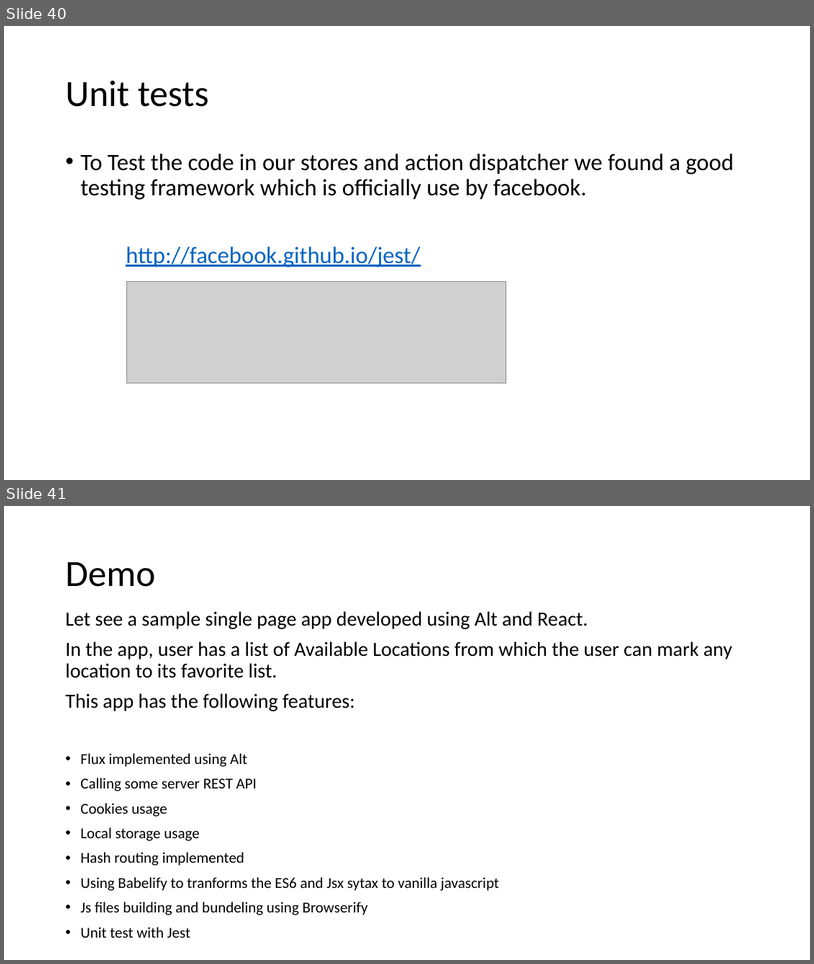
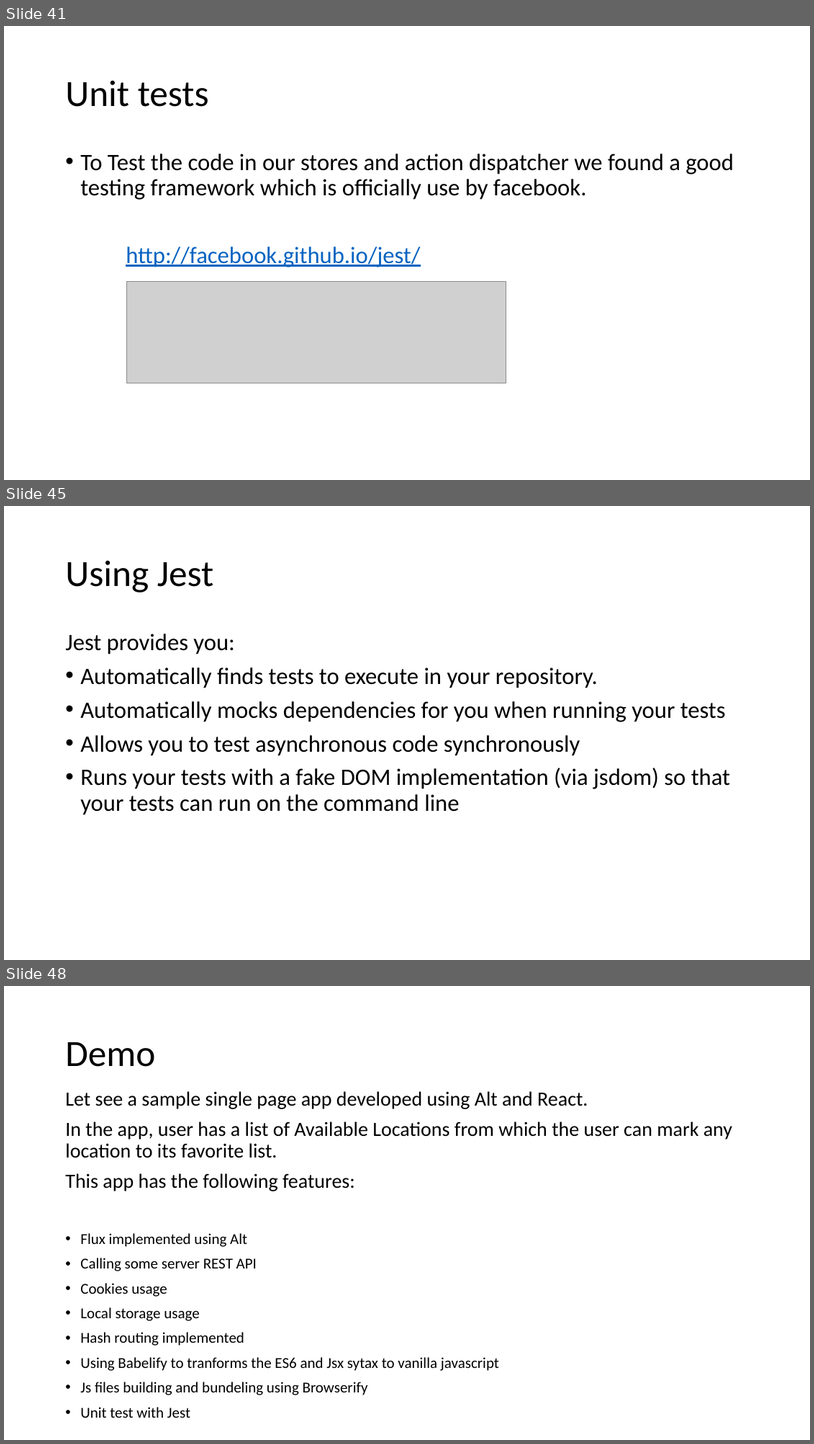
Before and after one commit to awahab29/samplealt, a slide deck: React.pptx. Shown one above the other, each under a label of ours: slides 40 and 41 before the commit, slides 41, 45 and 48 after it; the slides between them are not shown. The pictures are 814x964 and 814x1444 pixels, drawn with LibreOffice and Linux fonts; fonts in the diff are those of the drawing; grey boxes stand for pictures. Boxes give left, top, right and bottom in pixels: in the first picture for what was removed or moved away, otherwise in the second. Text is boxed around its words. In the diff, an @@ line names an element or a change of style, - is before the commit and + after.

```diff
--- a/React.pptx
+++ b/React.pptx
@@ slide 45 added at bbox=[4, 506, 810, 960], background #FFFFFF @@
@@ title added at bbox=[65, 560, 214, 592], 44 pt, text #000000 @@
+Using Jest
@@ text added at bbox=[65, 633, 730, 815], 28 pt, text #000000 @@
+Jest provides you:
+• Automatically finds tests to execute in your repository.
+• Automatically mocks dependencies for you when running your tests
+• Allows you to test asynchronous code synchronously
+• Runs your tests with a fake DOM implementation (via jsdom) so that your tests can run on the command line
@@ what was slide 40 is now slide 41 @@
@@ what was slide 41 is now slide 48 @@
```
Also in this commit, not shown: 5 slides changed, 6 other slides added.
